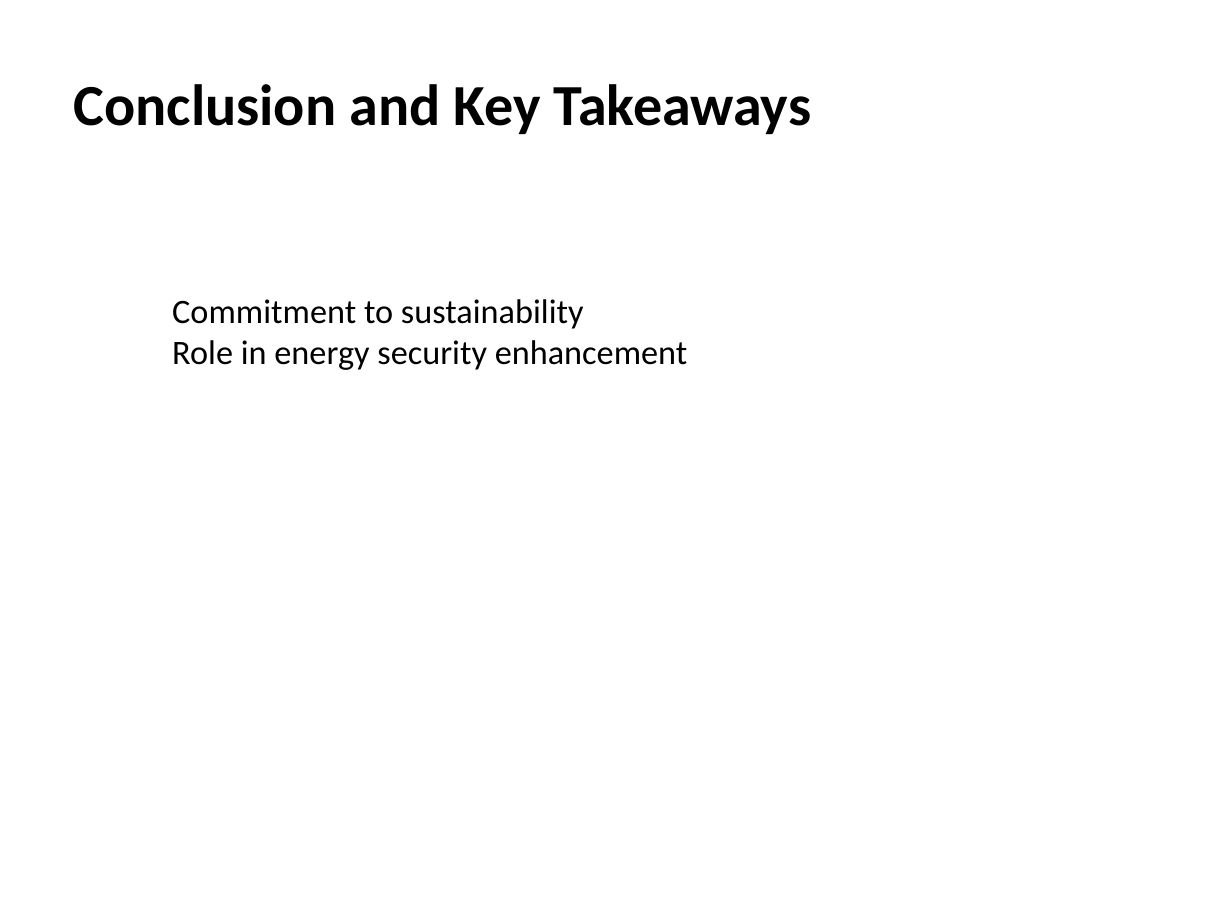
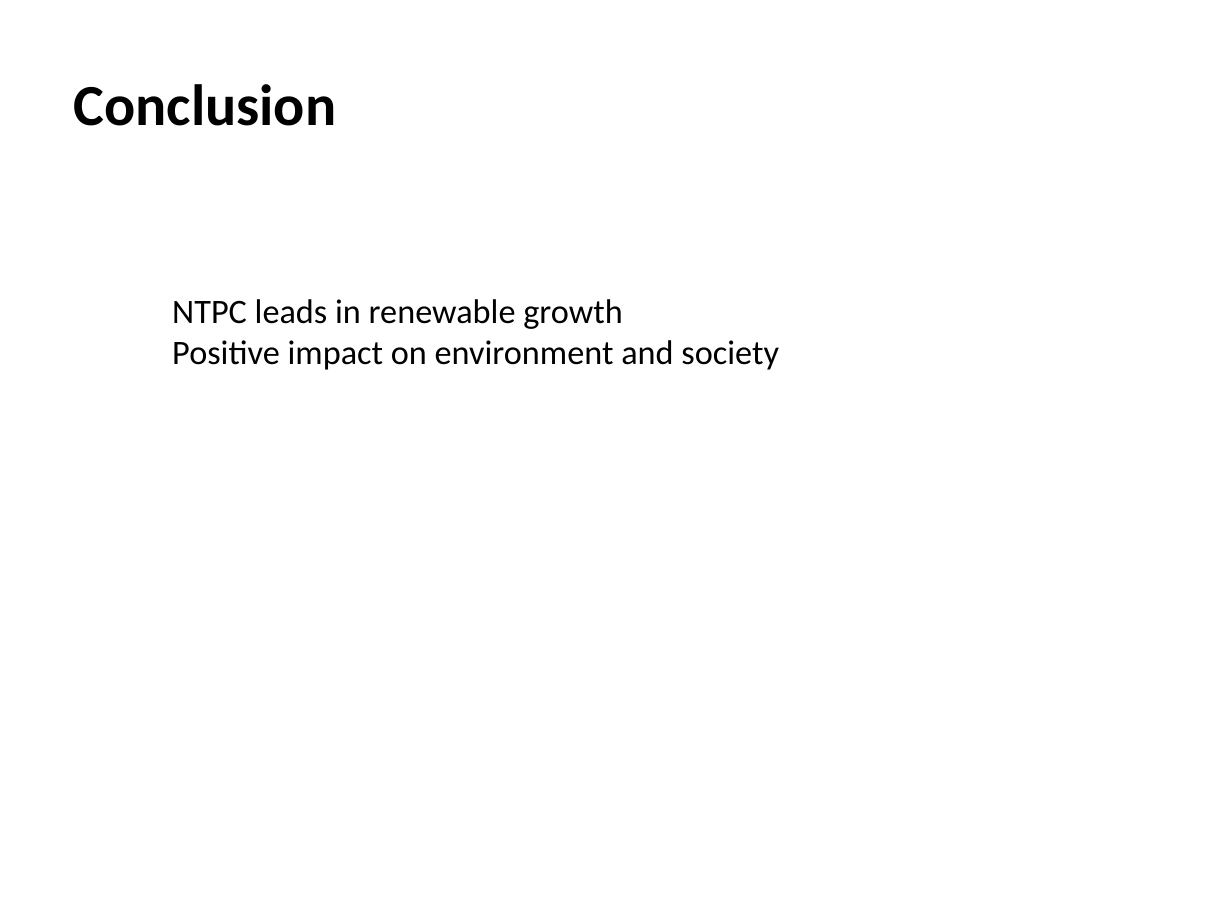
Before and after one commit to gauravsiemens1988/Linkedin-AI-Agent_Personal, a slide deck: slide 6 of drafts/linkedin_carousel.pptx. Drawn at 1232x924 pixels with LibreOffice and Linux fonts; fonts in the diff are those of the drawing; background and template pictures are left out. Boxes give left, top, right and bottom in pixels: in the first picture for what was removed or moved away, otherwise in the second. Text is boxed around its words. In the diff, an @@ line names an element or a change of style, - is before the commit and + after.

```diff
--- a/drafts/linkedin_carousel.pptx
+++ b/drafts/linkedin_carousel.pptx
@@ text at (74, 84, 337, 126): text changed @@
-Conclusion and Key Takeaways
+Conclusion
@@ text at (172, 299, 779, 370): text changed @@
-  Commitment to sustainability
-  Role in energy security enhancement
+  NTPC leads in renewable growth
+  Positive impact on environment and society
```
Also in this commit, not shown: 5 other slides changed, 1 other file.
